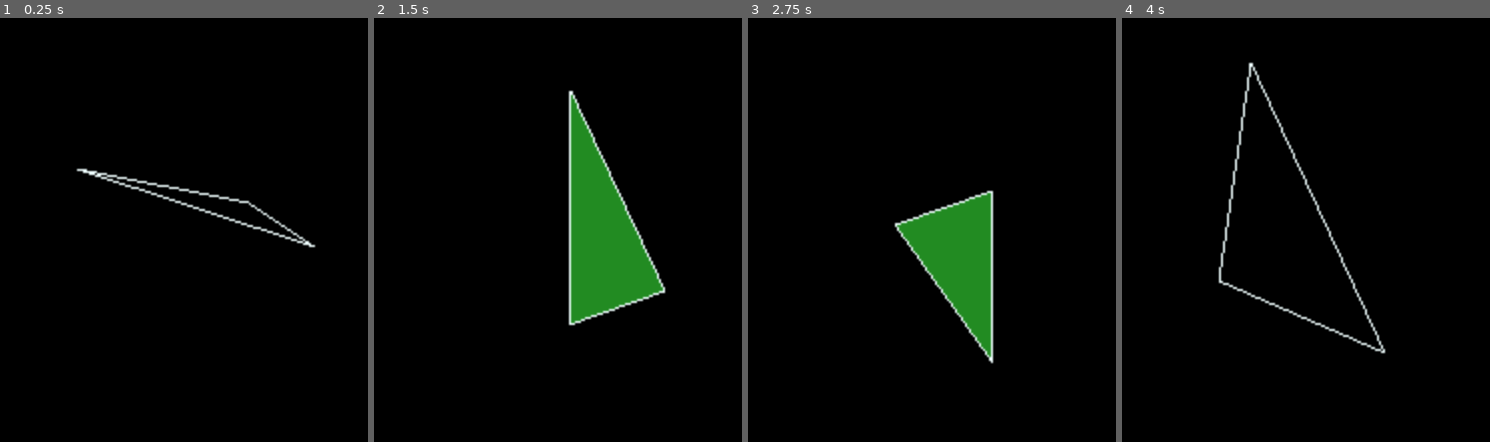
Above: before the commit, frames 1-4 (left to right).
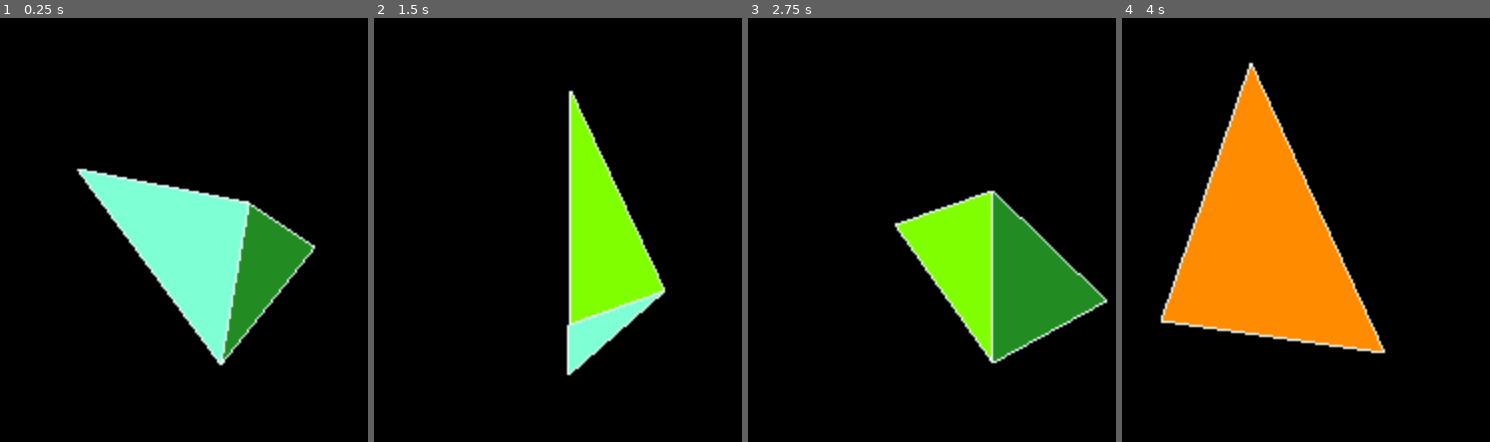
Above: after the commit, the same moments.

Repository: FlauschBert/GodotFox
Game: Godot game, scene res://main.tscn
Two runs of this game, one before a commit and one after it. Both use one fixed random seed, a clock stepped at 60 frames per second and the inputs below.
Inputs:
- Up to frame 1 (0.25 s): no input
- Up to frame 2 (1.5 s): no input
- Up to frame 3 (2.75 s): no input
- Up to frame 4 (4 s): no input

The runs differ from the first frame. In frame 1, 14% of the frame differs, in the area x 21-86%, y 35-83%; in frame 2, 8.9%; in frame 3, 12%; in frame 4, 20%, in the area x 10-72%, y 11-80%.

Commit message:
combine triangle and line drawing

Diff:
--- a/main.gd
+++ b/main.gd
@@ -5,58 +5,33 @@
 # size of SubViewport
 const _screenSize: Vector2i = Vector2i(320, 256)
 
+# use right-hand-coordinate-system (cw)
 var _triangles: Array[int] = [
 	# bottom
+	# side a
 	-50, 0, 0, 50, 0, 0,
+	# side b
 	50, 0, 0, 0, 0, 50,
+	# side c
 	0, 0, 50, -50, 0, 0,
+
+	# side a
+	50, 0, 0, -50, 0, 0,
+	-50, 0, 0, 0, 50, 50,
+	0, 50, 50, 50, 0, 0,
+
+	# side b
+	0, 0, 50, 50, 0, 0,
+	50, 0, 0, 0, 50, 50,
+	0, 50, 50, 0, 0, 50,
+
+	# side c
+	-50, 0, 0, 0, 0, 50,
+	0, 0, 50, 0, 50, 50,
+	0, 50, 50, -50, 0, 0
 ]
 
-var _lines: Array[int] = [
-	# RUMPF
-	-50,  0,  0, 50,  0, 40,
-	-50,  0,  0, 50,  0,-40,
-
-	 50,  0, 40, 50,  3,  6,
-
-		 50,  0, 40, 50, -3,  6
-   ,      50,  3,  6, 50, -3,  6
-
-   ,     -50,  0,  0, 50,  3,  6
-   ,     -50,  0,  0, 50, -3,  6
-
-   ,     -50,  0,  0, 50,  3, -6
-   ,     -50,  0,  0, 50, -3, -6
-
-   ,      50,  0,-40, 50,  3, -6
-   ,      50,  0,-40, 50, -3, -6
-   ,      50,  3, -6, 50, -3, -6
-   ,      50,  3, -6, 50,  3,  6
-   ,      50, -3, -6, 50, -3,  6
-
-	#              *******   COCKPIT  *******
-
-	,      -36,  2,  0,-18,  1,  2
-	,      -36,  2,  0,-18,  4,  0
-	,      -36,  2,  0,-18,  1, -2
-
-	,      -18,  1,  2,-18,  4,  0
-	,      -18,  1, -2,-18,  4,  0
-
-	,        0,  2,  0,-18,  1,  2
-	,        0,  2,  0,-18,  1, -2
-	,        0,  2,  0,-18,  4,  0
-
-#              **** LEITWERK ********
-
-	,       14,  1, 20, 50, 11, 28
-	,       14,  1, 20, 50,  1, 20
-	,       50, 11, 28, 50,  1, 20
-
-	,       14,  1,-20, 50, 11,-28
-	,       14,  1,-20, 50,  1,-20
-	,       50, 11,-28, 50,  1,-20
-]
+var _colors: Array = [Color.CHARTREUSE, Color.DARK_ORANGE, Color.FOREST_GREEN, Color.AQUAMARINE]
 
 var _angles: Vector3 = Vector3.ZERO
 
@@ -90,22 +65,18 @@
 	_projection = _camera.get_camera_projection()
 
 
-func draw_lines():
-	var array: Array[int] = _triangles
-	var index = 0
-	while index < array.size():
-		var p1: Vector3 = nextPnt(index, array)
-		index += 3
-		var p2: Vector3 = nextPnt(index, array)
-		index += 3
+func drawLine(index: int, array: Array[int]):
+	var p1: Vector3 = nextPnt(index, array)
+	index += 3
+	var p2: Vector3 = nextPnt(index, array)
 
-		p1 = rotatePnt(p1, _angles)
-		p2 = rotatePnt(p2, _angles)
+	p1 = rotatePnt(p1, _angles)
+	p2 = rotatePnt(p2, _angles)
 
-		var p1_2i: Vector2i = projectAndMovePnt(p1, _projection, _screenSize)
-		var p2_2i: Vector2i = projectAndMovePnt(p2, _projection, _screenSize)
+	var p1_2i: Vector2i = projectAndMovePnt(p1, _projection, _screenSize)
+	var p2_2i: Vector2i = projectAndMovePnt(p2, _projection, _screenSize)
 
-		draw_line(p1_2i, p2_2i, Color.AZURE)
+	draw_line(p1_2i, p2_2i, Color.AZURE)
 
 
 func isTriangleVisible(p1: Vector2, p2: Vector2, p3: Vector2) -> bool:
@@ -124,10 +95,13 @@
 	return v1.x * v2.y - v1.y * v2.x > 0
 
 
-func draw_triangles():
+func drawTriangles():
 	var array: Array[int] = _triangles
+	var color: int = -1
 	var index = 0
 	while index < array.size():
+		var linesIndex = index
+
 		var p1: Vector3 = nextPnt(index, array)
 		index += 6
 		var p2: Vector3 = nextPnt(index, array)
@@ -139,6 +113,8 @@
 		p2 = rotatePnt(p2, _angles)
 		p3 = rotatePnt(p3, _angles)
 
+		color += 1
+
 		if not isTriangleVisible(Vector2(p1.x, p1.y), Vector2(p2.x, p2.y), Vector2(p3.x, p3.y)):
 			continue
 
@@ -146,12 +122,18 @@
 		var p2_2i: Vector2i = projectAndMovePnt(p2, _projection, _screenSize)
 		var p3_2i: Vector2i = projectAndMovePnt(p3, _projection, _screenSize)
 
-		draw_colored_polygon([p1_2i, p2_2i, p3_2i], Color.FOREST_GREEN)
+		draw_colored_polygon([p1_2i, p2_2i, p3_2i], _colors[color])
+
+		drawLine(linesIndex, array)
+		linesIndex += 6
+		drawLine(linesIndex, array)
+		linesIndex += 6
+		drawLine(linesIndex, array)
+		linesIndex += 6
 
 
 func _draw():
-	draw_triangles()
-	draw_lines()
+	drawTriangles()
 
 
 func _process(_delta):
